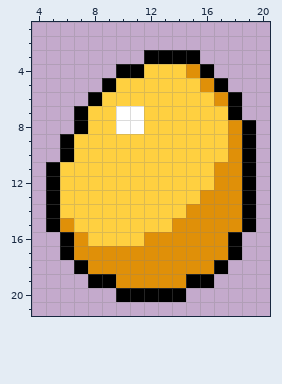
File history of a pixel-art sprite, Pokemon Brown 3D/Content/Textures/NPC/Egg_Gold.png. The first picture shows the starting point.
The file is 24x24 pixels. Shown: x 4..20, y 1..21.
And afterwards:
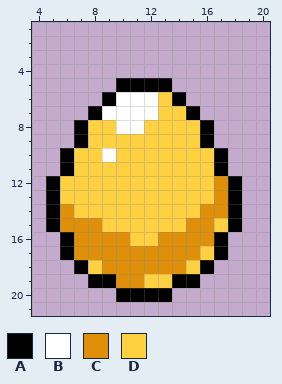
Palette (. is transparent): A #000000  B #ffffff  C #e09008  D #ffd040
Changes in this commit:
@@ x 4..20 @@
  2 .................
- 3 ........AAAA.....
- 4 ......AADDDCA....
- 5 .....ADDDDDDCA...
- 6 ....ADDDDDDDDCA..
- 7 ...ADDBBDDDDDDA..
- 8 ...ADDBBDDDDDDCA.
- 9 ..ADDDDDDDDDDDCA.
-10 ..ADDDDDDDDDDDCA.
-11 .ADDDDDDDDDDDCCA.
-12 .ADDDDDDDDDDDCCA.
-13 .ADDDDDDDDDDCCCA.
-14 .ADDDDDDDDDCCCCA.
-15 .ACDDDDDDDCCCCCA.
-16 ..ACDDDDCCCCCCA..
-17 ..ACCCCCCCCCCCA..
-18 ...ACCCCCCCCCA...
-19 ....AACCCCCAA....
-20 ......AAAAA......
+ 3 .................
+ 4 .................
+ 5 ......AAAA.......
+ 6 .....ABBBDA......
+ 7 ....ABBBBDDA.....
+ 8 ...ADDBBDDDDA....
+ 9 ...ADDDDDDDDA....
+10 ..ADDBDDDDDDDA...
+11 ..ADDDDDDDDDDA...
+12 .ADDDDDDDDDDDCA..
+13 .ADDDDDDDDDDDCA..
+14 .ACDDDDDDDDDCCA..
+15 .ACCCDDDDDDCCDA..
+16 ..ACCCCDDCCCCA...
+17 ..ACCCCCCCCCDA...
+18 ...ADCCCCCCDA....
+19 ....AACCDDAA.....
+20 ......AAAA.......
 21 .................
Boxes around the changes in both pictures, in picture pixels (x1, y1, x2, y2):
changed: (46, 50, 256, 302)
